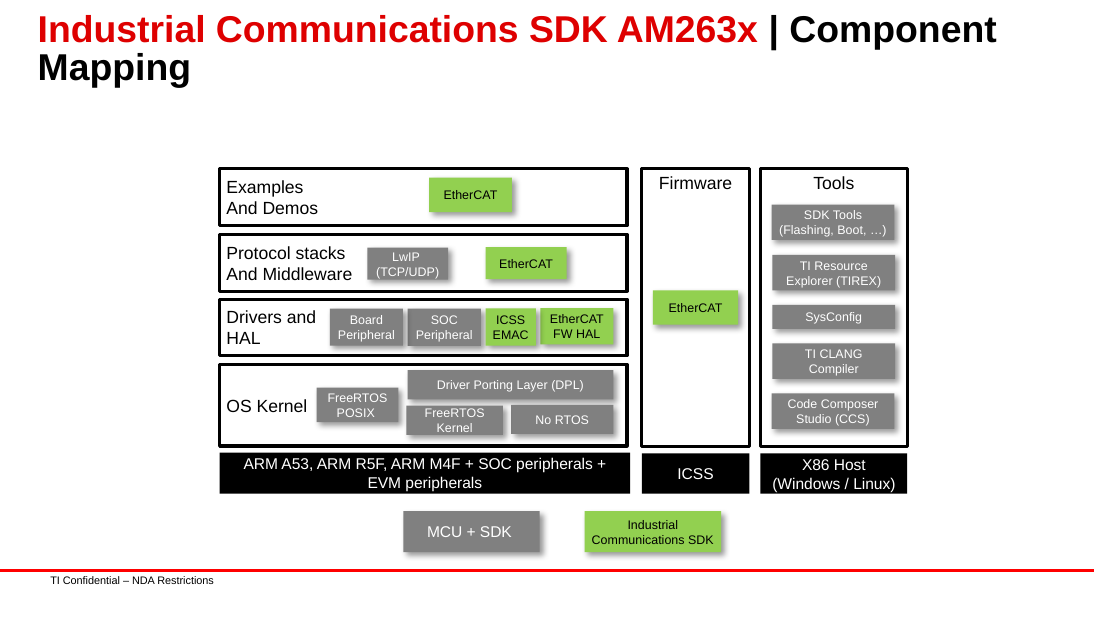
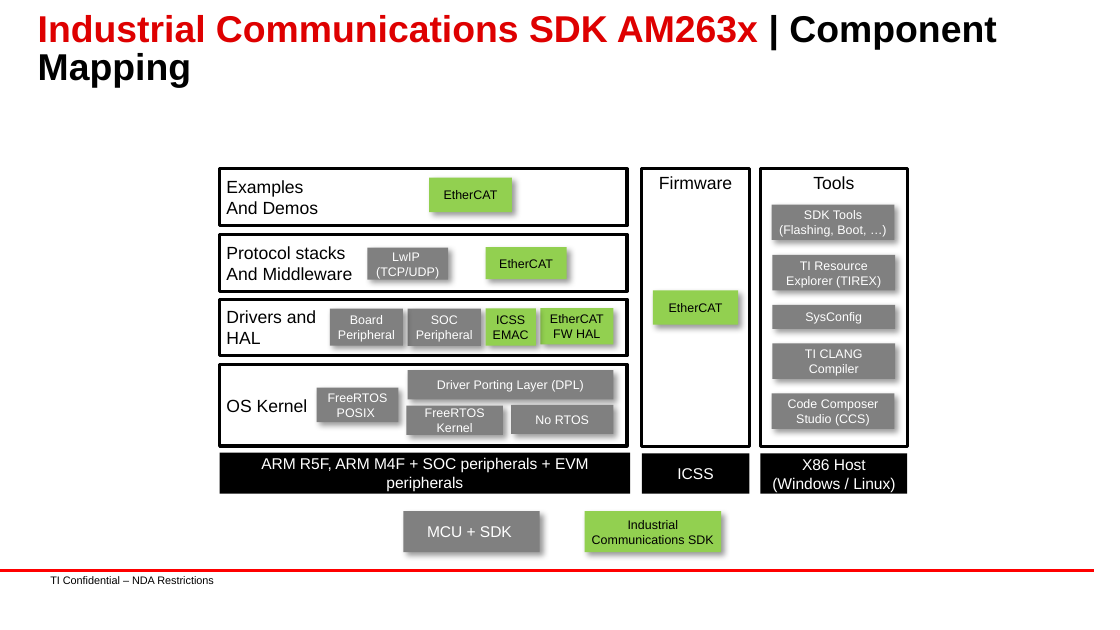
Before and after one commit to TexasInstruments/ind-comms-sdk, a slide deck: slide 2 of docs_src/docs/api_guide/images/images.pptx. Drawn at 1120x630 pixels with LibreOffice and Linux fonts; fonts in the diff are those of the drawing; background and template pictures are left out. Boxes give left, top, right and bottom in pixels: in the first picture for what was removed or moved away, otherwise in the second. Text is boxed around its words. In the diff, an @@ line names an element or a change of style, - is before the commit and + after.

```diff
--- a/docs_src/docs/api_guide/images/images.pptx
+++ b/docs_src/docs/api_guide/images/images.pptx
@@ text in rectangle at bbox=[261, 457, 589, 492]: text changed @@
-ARM A53, ARM R5F, ARM M4F + SOC peripherals + EVM peripherals
+ARM R5F, ARM M4F + SOC peripherals + EVM peripherals
```
Also in this commit, not shown: 1 other slide changed, 33 other files.
